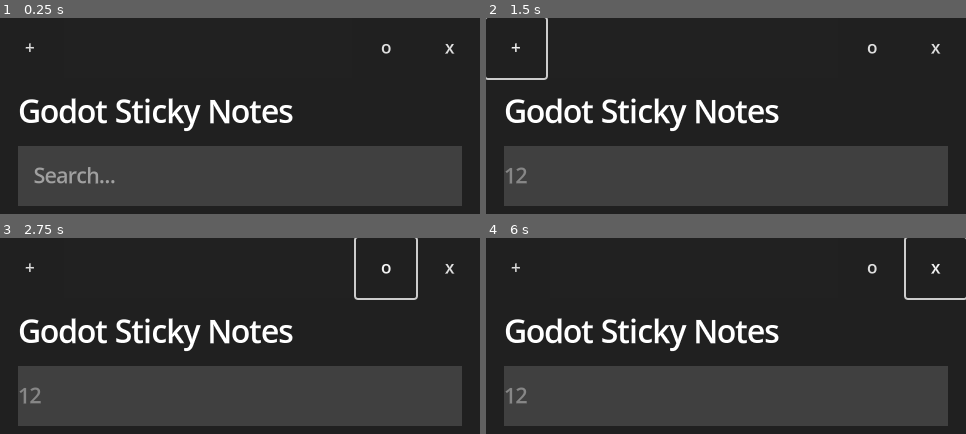
Above: before the commit, frames 1-4 (two rows, left to right).
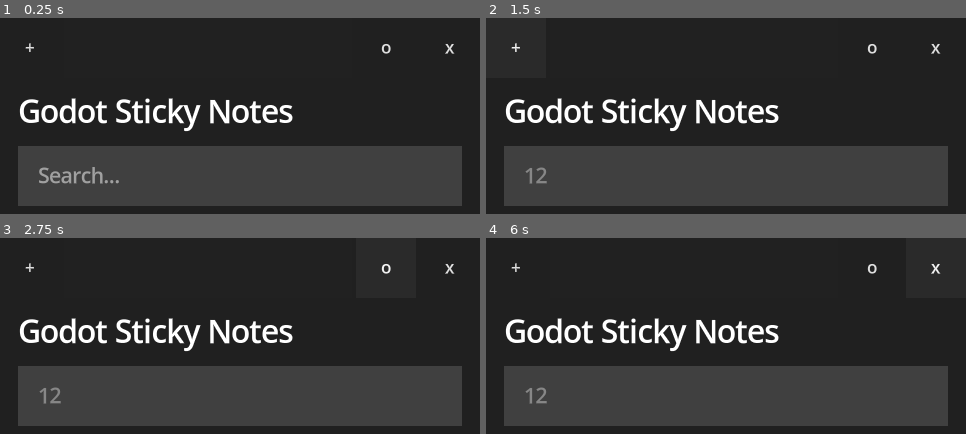
Above: after the commit, the same moments.

Repository: FlloydGagni/Godot-Sticky-Notes
Game: Godot game, scene res://scenes/main_interface.tscn
Same seed, same stepped clock (60 frames per second), same inputs: the game is played once before the commit and once after it.
Inputs (mouse positions are in pixels of both pictures, inside the frame that each line leads up to):
- Up to frame 1 (0.25 s): no input
- Up to frame 2 (1.5 s): click (726, 176) at 0.52 s; type "12" at 0.6 s; click "+" at 1.25 s
- Up to frame 3 (2.75 s): click "o" at 2 s
- Up to frame 4 (6 s): click "+" at 2.75 s; click "o" at 3.5 s; click "+" at 4.25 s; click "o" at 5 s; click "x" at 5.75 s

The runs differ from the first frame. In frame 1, 0.7% of the frame differs, in the area x 7-25%, y 76-85%; in frame 2, 0.5%; in frame 3, 0.6%; in frame 4, 0.5%.

Commit message:
add button state designs
Signed-off-by: Flloyd Nathaniel Gagni <fnbg720@gmail.com>

Diff:
--- a/scenes/main_interface.tscn
+++ b/scenes/main_interface.tscn
@@ -6,10 +6,28 @@
 shadow_size = 5
 shadow_offset = Vector2(5, 5)
 
+[sub_resource type="StyleBoxEmpty" id="StyleBoxEmpty_hlda6"]
+
+[sub_resource type="StyleBoxFlat" id="StyleBoxFlat_rgrph"]
+bg_color = Color(0.164706, 0.164706, 0.164706, 1)
+
+[sub_resource type="StyleBoxFlat" id="StyleBoxFlat_jarby"]
+bg_color = Color(0.207843, 0.207843, 0.207843, 1)
+
+[sub_resource type="StyleBoxFlat" id="StyleBoxFlat_grylp"]
+bg_color = Color(0.12549, 0.12549, 0.12549, 1)
+
 [sub_resource type="StyleBoxFlat" id="StyleBoxFlat_7qx7d"]
 bg_color = Color(0.129412, 0.129412, 0.129412, 1)
 
+[sub_resource type="StyleBoxEmpty" id="StyleBoxEmpty_7qx7d"]
+
+[sub_resource type="StyleBoxEmpty" id="StyleBoxEmpty_51bk3"]
+
+[sub_resource type="StyleBoxEmpty" id="StyleBoxEmpty_efbr5"]
+
 [sub_resource type="StyleBoxFlat" id="StyleBoxFlat_51bk3"]
+content_margin_left = 20.0
 bg_color = Color(0.25098, 0.25098, 0.25098, 1)
 
 [sub_resource type="StyleBoxFlat" id="StyleBoxFlat_efbr5"]
@@ -49,8 +67,11 @@
 [node name="AddButton" type="Button" parent="MainConainer/TitleBar"]
 custom_minimum_size = Vector2(60, 60)
 layout_mode = 2
+theme_override_styles/focus = SubResource("StyleBoxEmpty_hlda6")
+theme_override_styles/hover = SubResource("StyleBoxFlat_rgrph")
+theme_override_styles/pressed = SubResource("StyleBoxFlat_jarby")
+theme_override_styles/normal = SubResource("StyleBoxFlat_grylp")
 text = "+"
-flat = true
 
 [node name="Spacer" type="Panel" parent="MainConainer/TitleBar"]
 layout_mode = 2
@@ -60,14 +81,20 @@
 [node name="SettingsButton" type="Button" parent="MainConainer/TitleBar"]
 custom_minimum_size = Vector2(60, 60)
 layout_mode = 2
+theme_override_styles/focus = SubResource("StyleBoxEmpty_7qx7d")
+theme_override_styles/hover = SubResource("StyleBoxFlat_rgrph")
+theme_override_styles/pressed = SubResource("StyleBoxFlat_jarby")
+theme_override_styles/normal = SubResource("StyleBoxFlat_grylp")
 text = "o"
-flat = true
 
 [node name="CloseButton" type="Button" parent="MainConainer/TitleBar"]
 custom_minimum_size = Vector2(60, 0)
 layout_mode = 2
+theme_override_styles/focus = SubResource("StyleBoxEmpty_51bk3")
+theme_override_styles/hover = SubResource("StyleBoxFlat_rgrph")
+theme_override_styles/pressed = SubResource("StyleBoxFlat_jarby")
+theme_override_styles/normal = SubResource("StyleBoxFlat_grylp")
 text = "x"
-flat = true
 
 [node name="BodyMarginContainer" type="MarginContainer" parent="MainConainer"]
 layout_mode = 2
@@ -92,8 +119,9 @@
 size_flags_vertical = 0
 theme_override_colors/font_color = Color(0.529412, 0.529412, 0.529412, 1)
 theme_override_font_sizes/font_size = 20
+theme_override_styles/focus = SubResource("StyleBoxEmpty_efbr5")
 theme_override_styles/normal = SubResource("StyleBoxFlat_51bk3")
-placeholder_text = "   Search..."
+placeholder_text = "Search..."
 
 [node name="Spacer" type="Panel" parent="MainConainer/BodyMarginContainer/Body"]
 custom_minimum_size = Vector2(0, 18)
Not shown: 1 places in scenes/main_interface.tscn that only renumber resources
